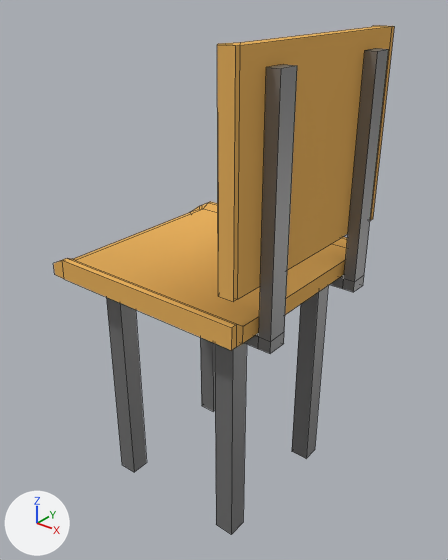
Renders of the Blender file Assets/3DModels/chair.blend from each side of a commit.
Before and after are seen from a 50 mm lens placed at (0.898, -1.103, 1.271), pointed at (0.012, 0.004, 0.585). The lights are fixed; the arrows at lower left show +X, +Y and +Z. Mesh edges are drawn as thin lines.

The older version as bpy lines, for what is in view:
```python
me_cube = bpy.data.meshes.new('Cube')
me_cube.from_pydata(...)  # 152 vertices, 148 faces; spans x -0.295..0.298, y -0.287..0.287, z 0.003..1.177
# faces by material slot: [94, 54]
me_cube.materials.append(mat_chair_metal)  # grey #878787
me_cube.materials.append(mat_material)  # orange #e7b15f
ob_cube = bpy.data.objects.new('Cube', me_cube)
ob_cube.location = (0.0, 0.0, 0.0)
```
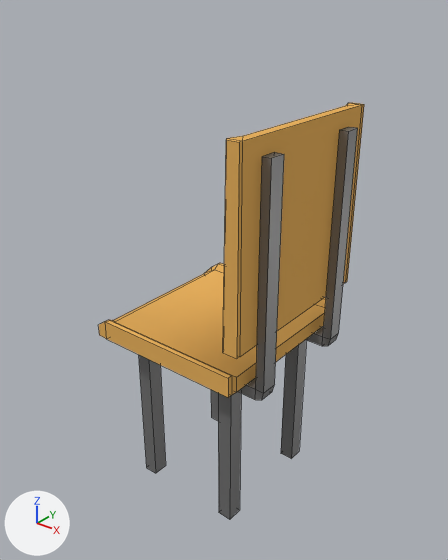
Where the change shows, as pixel boxes [x1, y1, x2, y2] in the pictures (448 x 560 px; the box of a moved part takes in the faces that stretch with it):
'Cube', reshaped (22% narrower, 18% shorter)
    before: [53, 25, 395, 535]
    after: [99, 103, 364, 519]
part 1 of me_cube, moved or reshaped
    before: [53, 202, 347, 351]
    after: [99, 263, 326, 398]
part 2 of me_cube, rebuilt
    before: [215, 48, 389, 535]
    after: [138, 127, 358, 519]
part 3 of me_cube, added
    after: [223, 103, 364, 359]
part 4 of me_cube, deleted
    before: [106, 297, 215, 472]
part 5 of me_cube, deleted
    before: [217, 25, 395, 302]

The change, as a list of edits to the scene's bpy script:
```text
Change me_cube:
    used by ob_cube; location = (0.0, 0.0, 0.0)
    remove me_cube.from_pydata(...)  # 152 vertices, 148 faces; spans x -0.295..0.298, y -0.287..0.287, z 0.003..1.177
    add me_cube.from_pydata(...)  # 128 vertices, 130 faces; spans x -0.209..0.262, y -0.236..0.236, z 0.003..1.013
    me_cube part 1: the loose piece of 36 vertices spanning x -0.295..0.258, y -0.28..0.277, z 0.61..0.664 is scaled about its middle by (0.759, 0.823, 1), then moved by (0.02, 0.0, -0.164)
    me_cube part 2: the loose piece of 60 vertices spanning x -0.014..0.298, y -0.203..0.203, z 0.003..1.137 is rebuilt with 72 vertices and now spans x -0.138..0.262, y -0.167..0.167, z 0.003..0.973
    me_cube part 3: a new loose piece of 20 vertices spanning x 0.195..0.238, y -0.236..0.236, z 0.562..1.013, in mat_material (orange #e7b15f)
    me_cube part 4: the loose piece of 36 vertices spanning x -0.202..0.014, y -0.203..0.203, z 0.003..0.611 is deleted
    me_cube part 5
    20 vertices are removed from x 0.222..0.268, y -0.287..0.287, z 0.726..1.177
    20 faces are deleted
```
